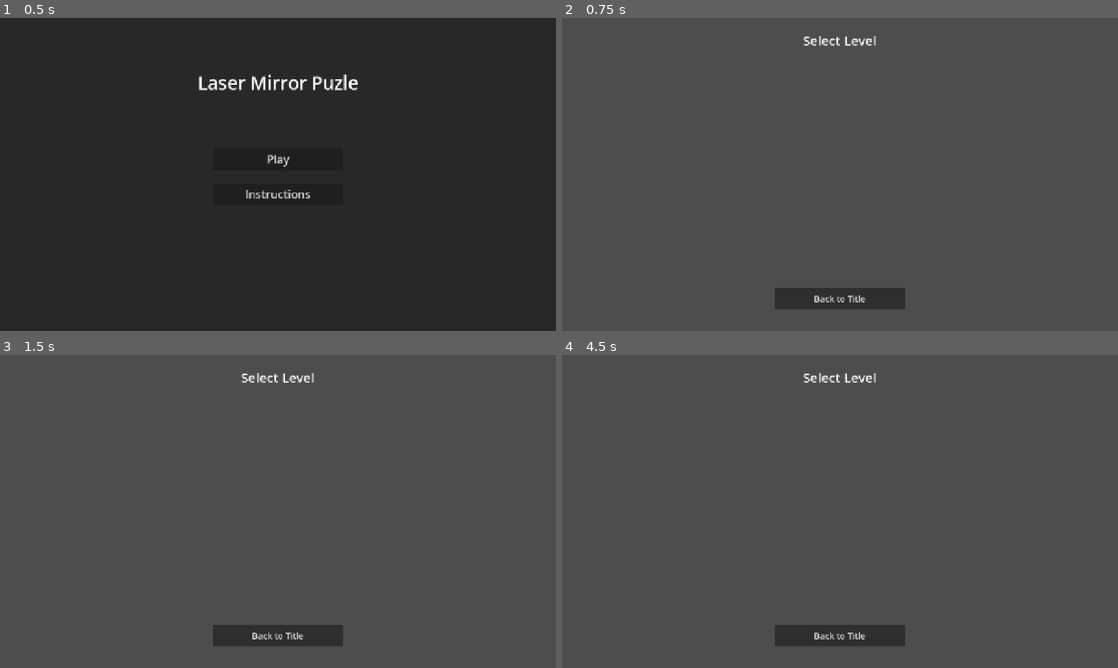
Above: before the commit, frames 1-4 (two rows, left to right).
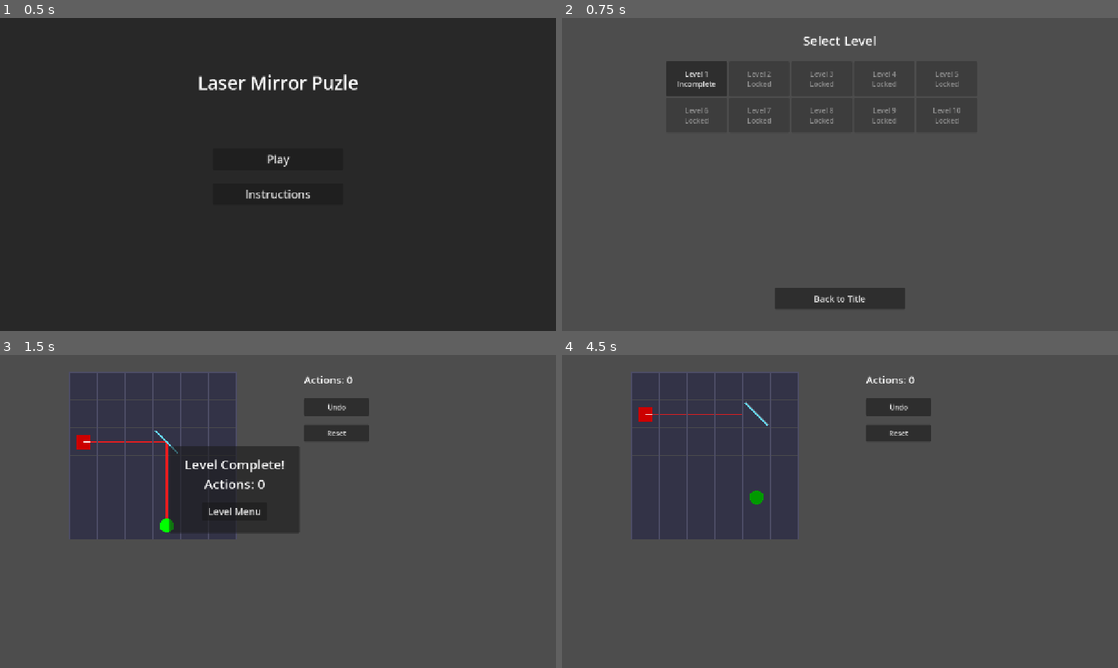
Above: after the commit, the same moments.

Repository: Tortiz-CSUF/laser-mirror-puzzle
Game: Godot game, scene res://Scenes/title_screen.tscn
Same seed, same stepped clock (60 frames per second), same inputs: the game is played once before the commit and once after it.
Inputs (mouse positions are in pixels of both pictures, inside the frame that each line leads up to):
- Up to frame 1 (0.5 s): no input
- Up to frame 2 (0.75 s): click "Play" at 0.5 s
- Up to frame 3 (1.5 s): click (133, 414) at 1.25 s, where only the run after the commit has a clickable "Level 1 Incomplete"
- Up to frame 4 (4.5 s): click (795, 511) at 2 s, where only the run after the commit has a clickable "Level Menu"; click (695, 414) at 2.75 s, where only the run after the commit has a clickable "Level 1 Moves: 0"; click (695, 414) at 3.5 s, where only the run after the commit has a clickable "Level 1 Moves: 0"; click (756, 414) at 4.25 s, where only the run after the commit has a clickable "Level 2 Incomplete"

Frame 1 is identical in both runs. In frame 2, 1.7% of the frame differs, in the area x 18-72%, y 13-34%; in frame 3, 22%, in the area x 12-67%, y 5-93%; in frame 4, 19%.
Error before the commit: Out of bounds get index '2' (on base: 'Dictionary') (res://Scripts/level_menu.gd:17)

Commit message:
laser-mirror-puzzle-Interim_1

Diff:
--- a/Scripts/LevelData.gd
+++ b/Scripts/LevelData.gd
@@ -16,6 +16,16 @@
 
 func get_level_count() -> int:
 	return levels.size()
+
+
+func get_progress(level_num: int) -> Dictionary:
+	if not level_progress.has(level_num):
+		if level_num == 1:
+			level_progress[level_num] = {"status": GameData.LevelStatus.INCOMPLETE, "moves": 0}
+		else:
+			level_progress[level_num] = {"status": GameData.LevelStatus.LOCKED, "moves": 0}
+
+	return level_progress[level_num]
 
 
 func complete_level(level_num: int, moves: int):
--- a/Scripts/level_menu.gd
+++ b/Scripts/level_menu.gd
@@ -14,7 +14,7 @@
 	for i in range(1, LevelData.get_level_count() + 1):
 		var btn := Button.new()
 		btn.custom_minimum_size = Vector2(140, 80)
-		var progress: Dictionary = LevelData.level_progress[i + 1]
+		var progress: Dictionary = LevelData.get_progress(i)
 		var status: int = progress["status"]
 
 		if status == GameData.LevelStatus.LOCKED:
